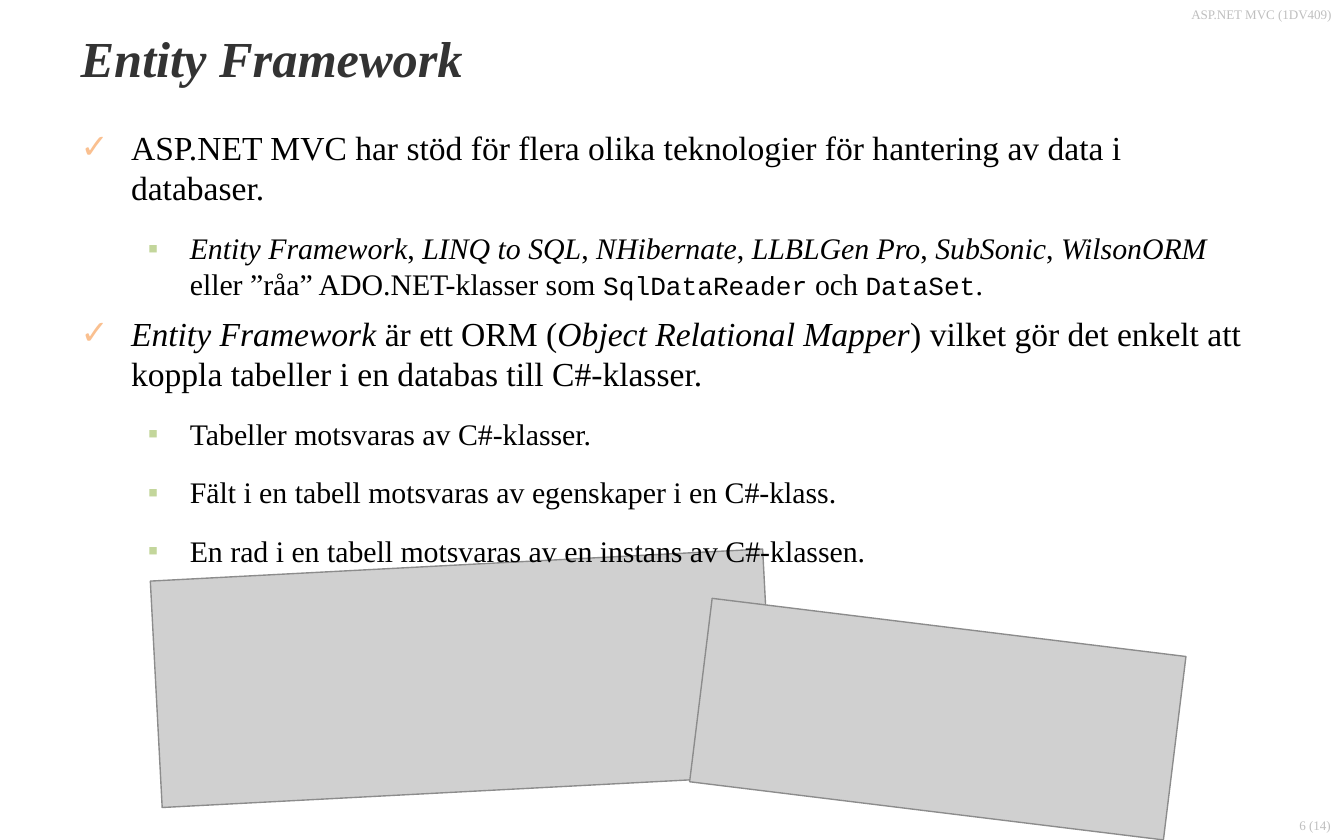
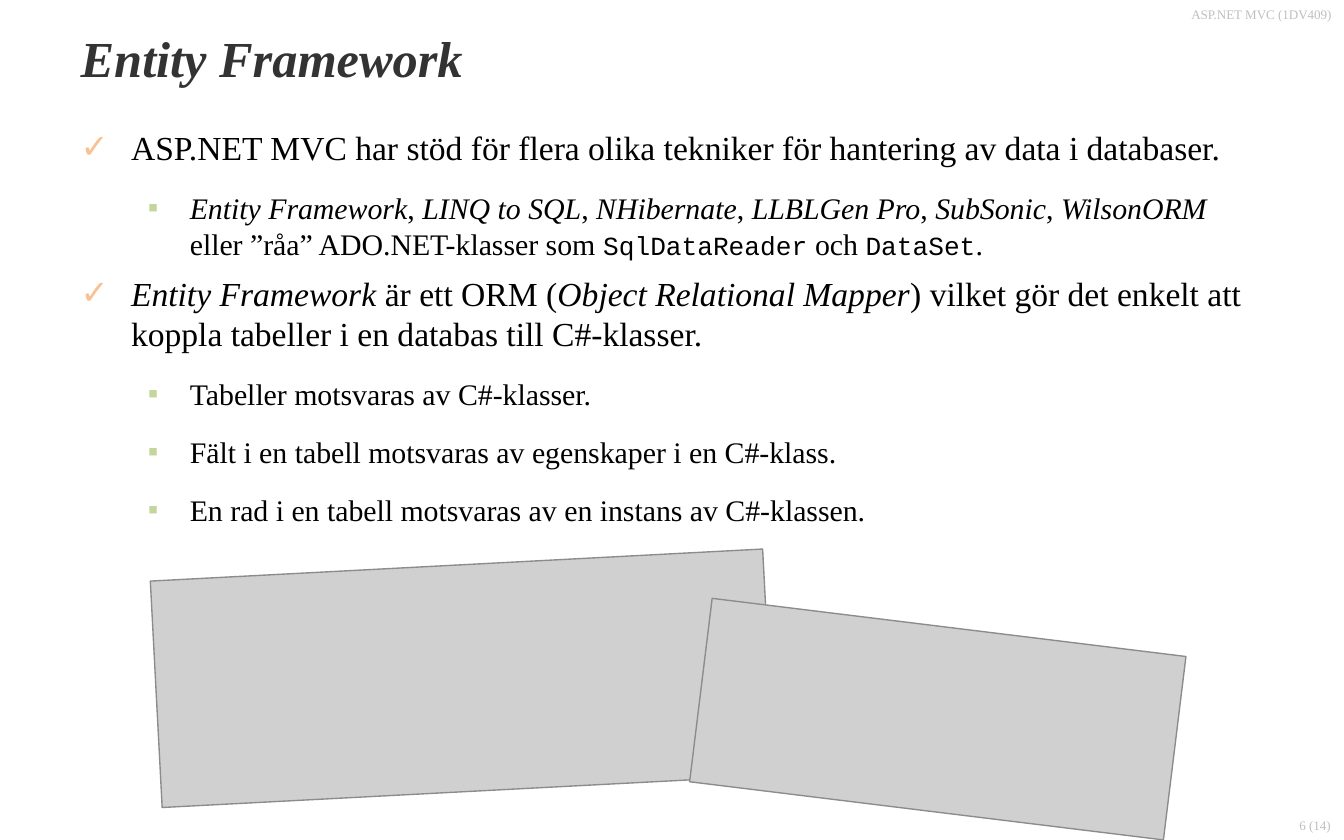
Before and after one commit to 1dv409/kursmaterial, a slide deck: slide 6 of Presentationsmaterial/Dokument/1.5 En databas, en tabell, lagrade procedurer och Entity Framework.pptx. Drawn at 1344x840 pixels with LibreOffice and Linux fonts; fonts in the diff are those of the drawing; grey boxes stand for pictures; background and template pictures are left out. Boxes give left, top, right and bottom in pixels: in the first picture for what was removed or moved away, otherwise in the second. Text is boxed around its words. In the diff, an @@ line names an element or a change of style, - is before the commit and + after.

```diff
--- a/Presentationsmaterial/Dokument/1.5 En databas, en tabell, lagrade procedurer och Entity Framework.pptx
+++ b/Presentationsmaterial/Dokument/1.5 En databas, en tabell, lagrade procedurer och Entity Framework.pptx
@@ text at bbox=[131, 136, 1220, 167]: text changed @@
-✓ ASP.NET MVC har stöd för flera olika teknologier för hantering av data i databaser.
+✓ ASP.NET MVC har stöd för flera olika tekniker för hantering av data i databaser.
```
Also in this commit, not shown: 5 other slides changed, 5 other files.
